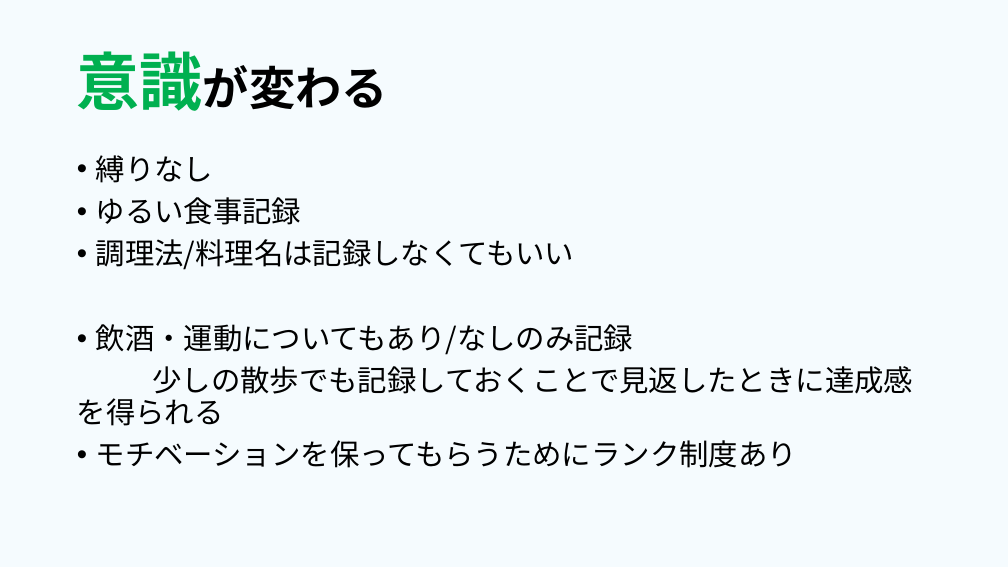
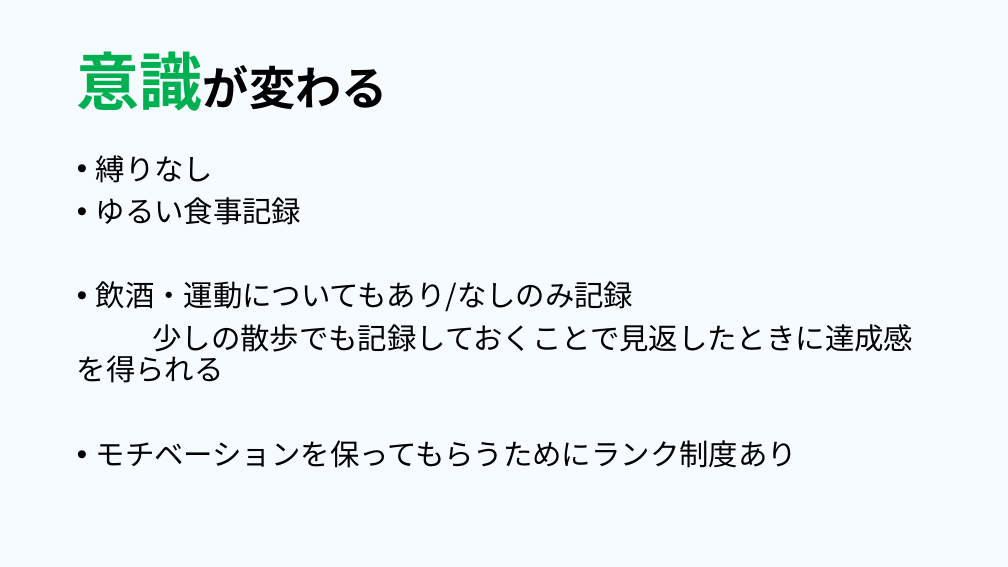
Before and after one commit to dojo2023/E-4, a slide deck: slide 15 of 共有用フォルダー/成果発表.pptx (slide 13 before the commit). Drawn at 1008x567 pixels with LibreOffice and Linux fonts; fonts in the diff are those of the drawing. Boxes give left, top, right and bottom in pixels: in the first picture for what was removed or moved away, otherwise in the second. Text is boxed around its words. In the diff, an @@ line names an element or a change of style, - is before the commit and + after.

```diff
--- a/共有用フォルダー/成果発表.pptx
+++ b/共有用フォルダー/成果発表.pptx
@@ text at bbox=[96, 239, 574, 270]: paragraph removed @@
-• 調理法/料理名は記録しなくてもいい
```
Also in this commit, not shown: 4 other slides changed, 2 slides added.
